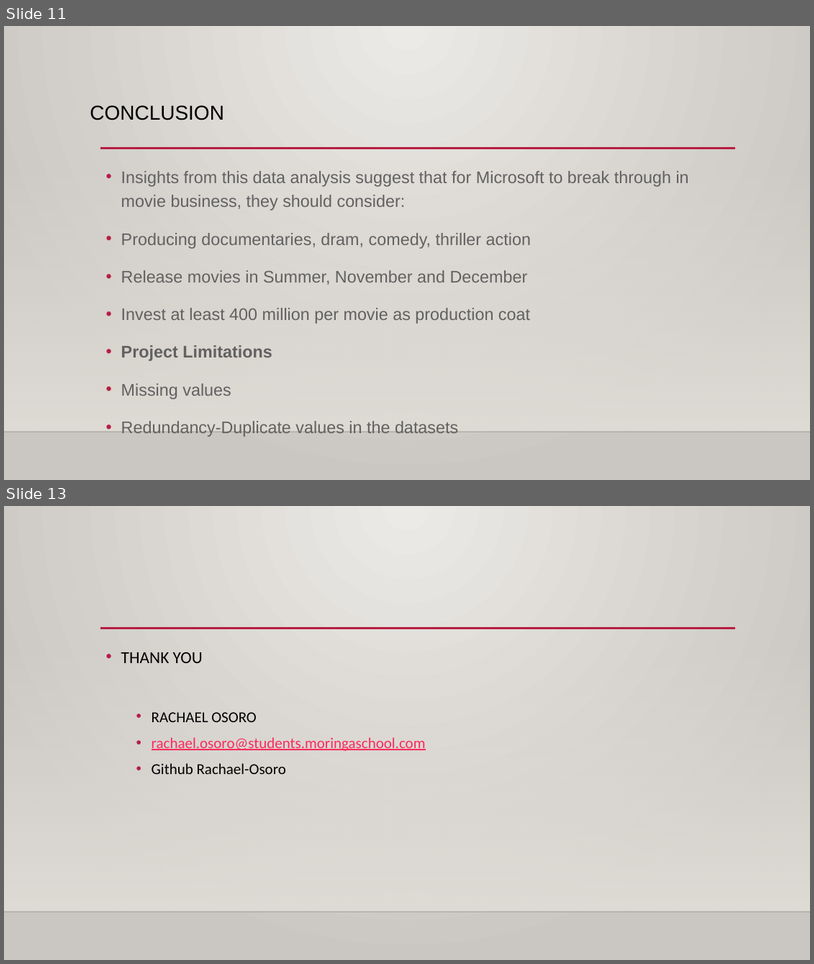
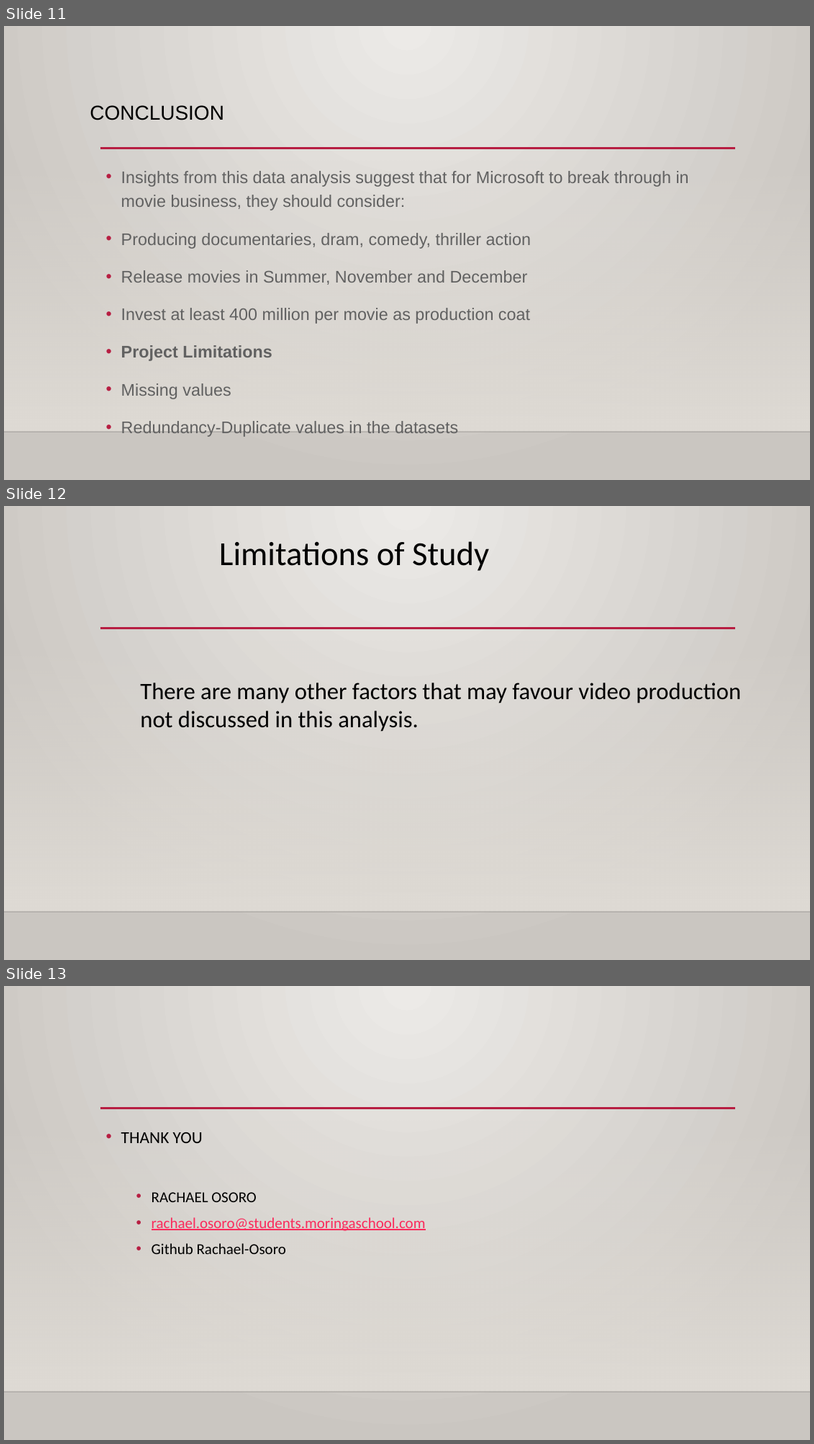
Before and after one commit to Rachael-Osoro/Phase1_Project, a slide deck: Presentation.ppt.pptx. Shown one above the other, each under a label of ours: slides 11 and 13 before the commit, slides 11, 12 and 13 after it; the slides between them are not shown. The pictures are 814x964 and 814x1444 pixels, drawn with LibreOffice and Linux fonts; fonts in the diff are those of the drawing; background and template pictures are left out. Boxes give left, top, right and bottom in pixels: in the first picture for what was removed or moved away, otherwise in the second. Text is boxed around its words. In the diff, an @@ line names an element or a change of style, - is before the commit and + after.

```diff
--- a/Presentation.ppt.pptx
+++ b/Presentation.ppt.pptx
@@ slide 12 added at [4,506,810,960], background gradient #ECEAE7 to #CAC7C1; not listed: 3 template elements that a slide beside it also shows @@
@@ text added at [219,541,489,571], 40 pt, text #000000 @@
+Limitations of Study
@@ text added at [140,682,741,731], 28 pt, text #000000 @@
+There are many other factors that may favour video production not discussed in this analysis.
```
Also in this commit, not shown: 7 slides changed, 1 other slide added, 2 slides removed.
